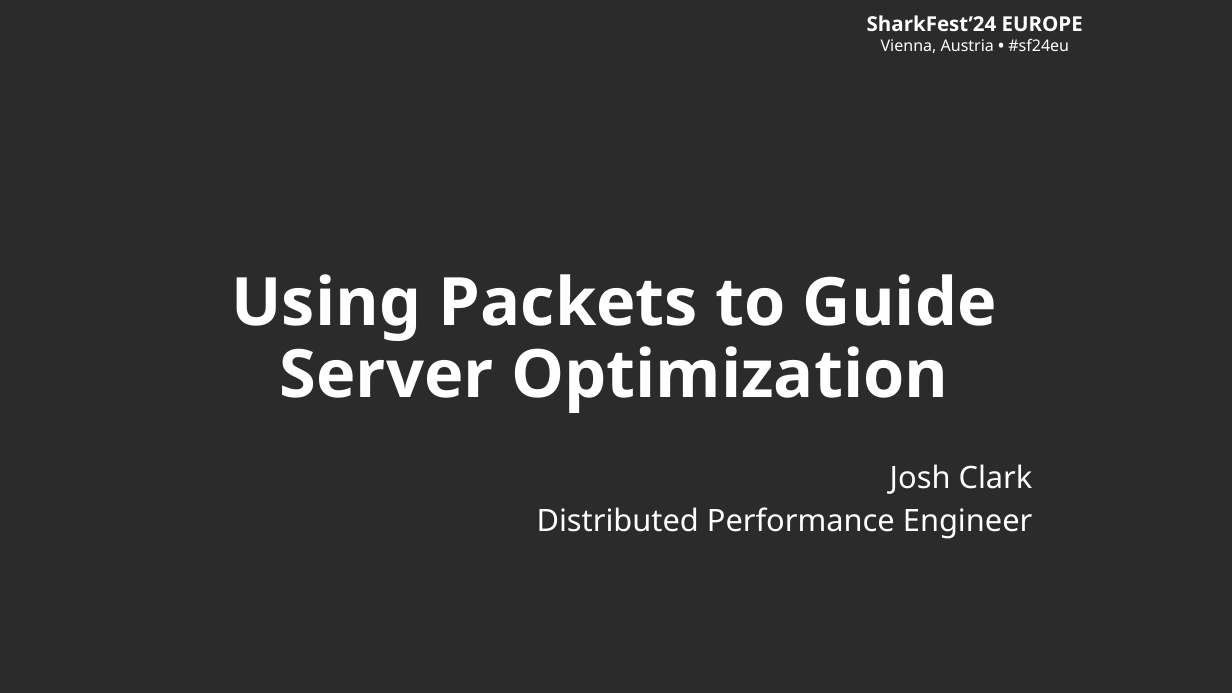
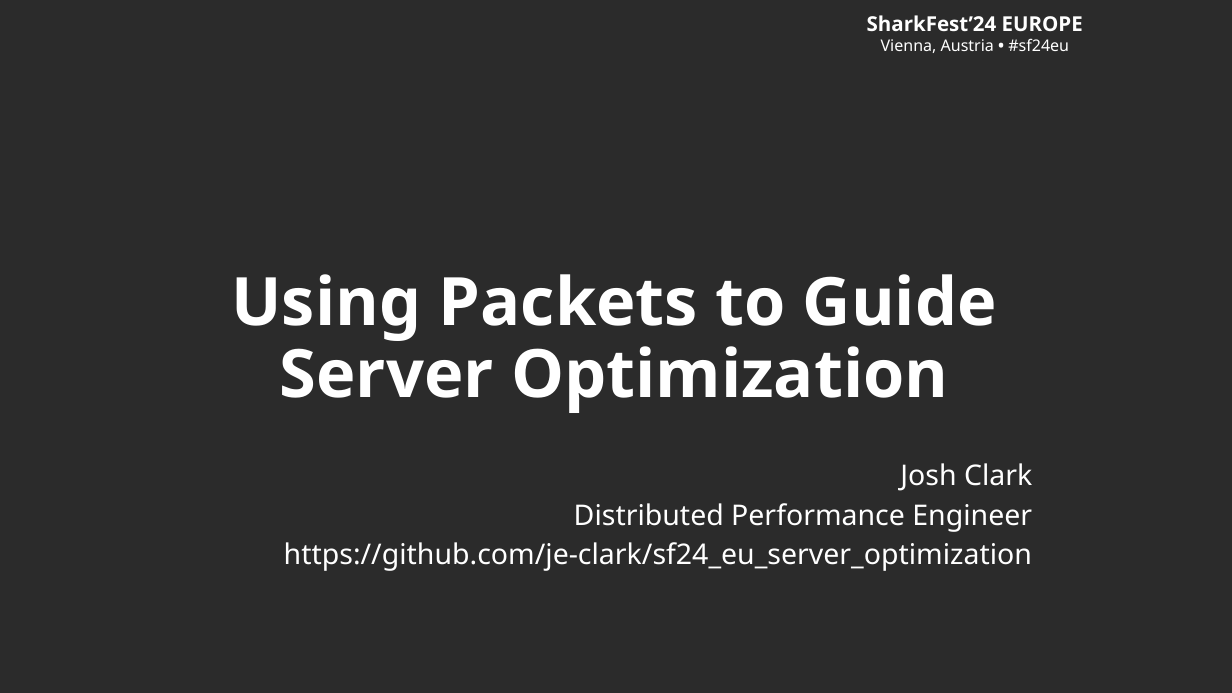
Before and after one commit to je-clark/sf24_eu_server_optimization, a slide deck: slide 1 of PacketGuidedOptimization_Sharkfest2024_EU_JClark.pptx. Drawn at 1232x693 pixels with LibreOffice and Linux fonts; fonts in the diff are those of the drawing; background and template pictures are left out; a plain dark background stands for a picture behind light text. Boxes give left, top, right and bottom in pixels: in the first picture for what was removed or moved away, otherwise in the second. Text is boxed around its words. In the diff, an @@ line names an element or a change of style, - is before the commit and + after.

```diff
--- a/PacketGuidedOptimization_Sharkfest2024_EU_JClark.pptx
+++ b/PacketGuidedOptimization_Sharkfest2024_EU_JClark.pptx
@@ subtitle at [574, 463, 1032, 532]: size 24 to 22.2 pt in "Josh Clark Distributed Performance Engineer" @@
@@ subtitle at [284, 542, 1032, 571]: paragraph added @@
+https://github.com/je-clark/sf24_eu_server_optimization
```
Also in this commit, not shown: 3 other slides changed.
